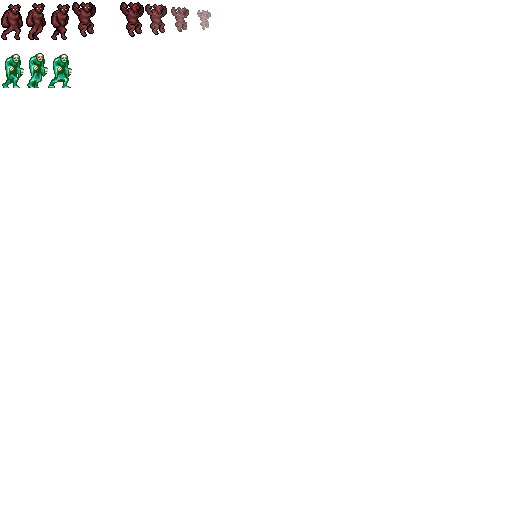
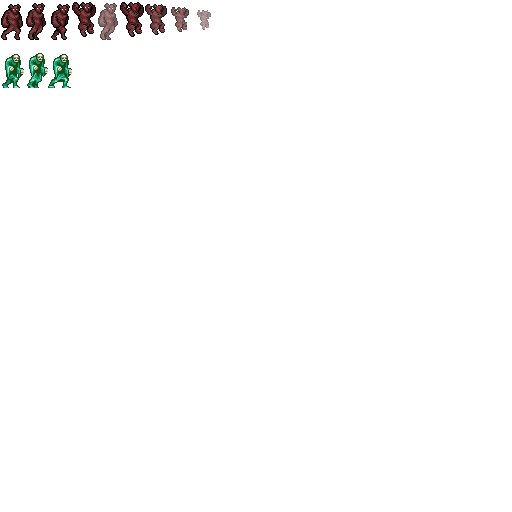
Two versions of the same layered image (512px x 512px). Layer-by-layer changes:
renamed "Layer 4" to "All", painted on it over (98, 3, 118, 40)
added layer "appear" (70%) above "original" over (98, 3, 118, 40)
